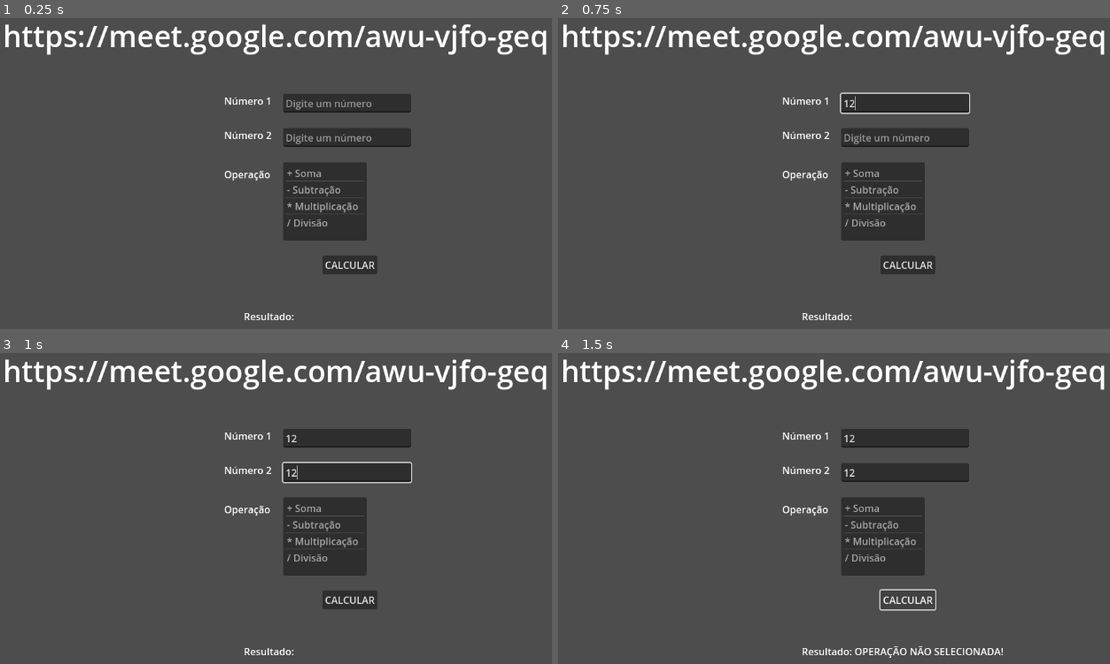
Above: before the commit, frames 1-4 (two rows, left to right).
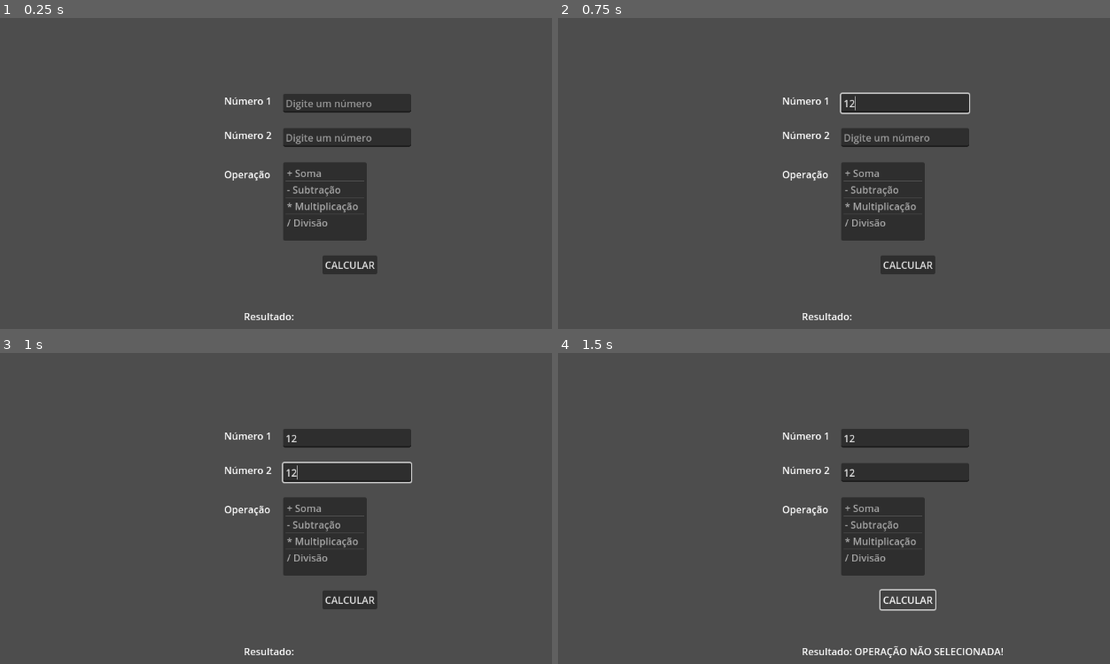
Above: after the commit, the same moments.

Repository: TarikPonciano/Tecnico-Jogos-Digitais-Sesc-1-Ano
Game: Godot game, scene res://calculadora_matemática.tscn
Two runs of this game, one before a commit and one after it. Both use one fixed random seed, a clock stepped at 60 frames per second and the inputs below. The project has no main scene, so this scene is started directly.
Inputs (mouse positions are in pixels of both pictures, inside the frame that each line leads up to):
- Up to frame 1 (0.25 s): no input
- Up to frame 2 (0.75 s): click (905, 101) at 0.52 s; type "12" at 0.6 s
- Up to frame 3 (1 s): click (347, 471) at 0.75 s; type "12" at 0.83 s
- Up to frame 4 (1.5 s): click "CALCULAR" at 1.25 s

The runs differ from the first frame. In frame 1, 2.9% of the frame differs, in the area x 0-100%, y 1-12%; in frame 2, 2.9%; in frame 3, 2.9%; in frame 4, 2.9%.

Commit message:
Update calculadora_matemática.tscn

Diff:
--- a/Turma 1º Manhã/Projetos Godot/revisao-manha-0505/calculadora_matemática.tscn
+++ b/Turma 1º Manhã/Projetos Godot/revisao-manha-0505/calculadora_matemática.tscn
@@ -65,12 +65,4 @@
 offset_bottom = 519.0
 text = "Resultado: "
 
-[node name="Label2" type="Label" parent="."]
-offset_left = 136.0
-offset_top = 16.0
-offset_right = 1024.0
-offset_bottom = 83.0
-theme_override_font_sizes/font_size = 48
-text = "https://meet.google.com/awu-vjfo-geq"
-
 [connection signal="pressed" from="BotaoCalcular" to="." method="_on_botao_calcular_pressed"]
